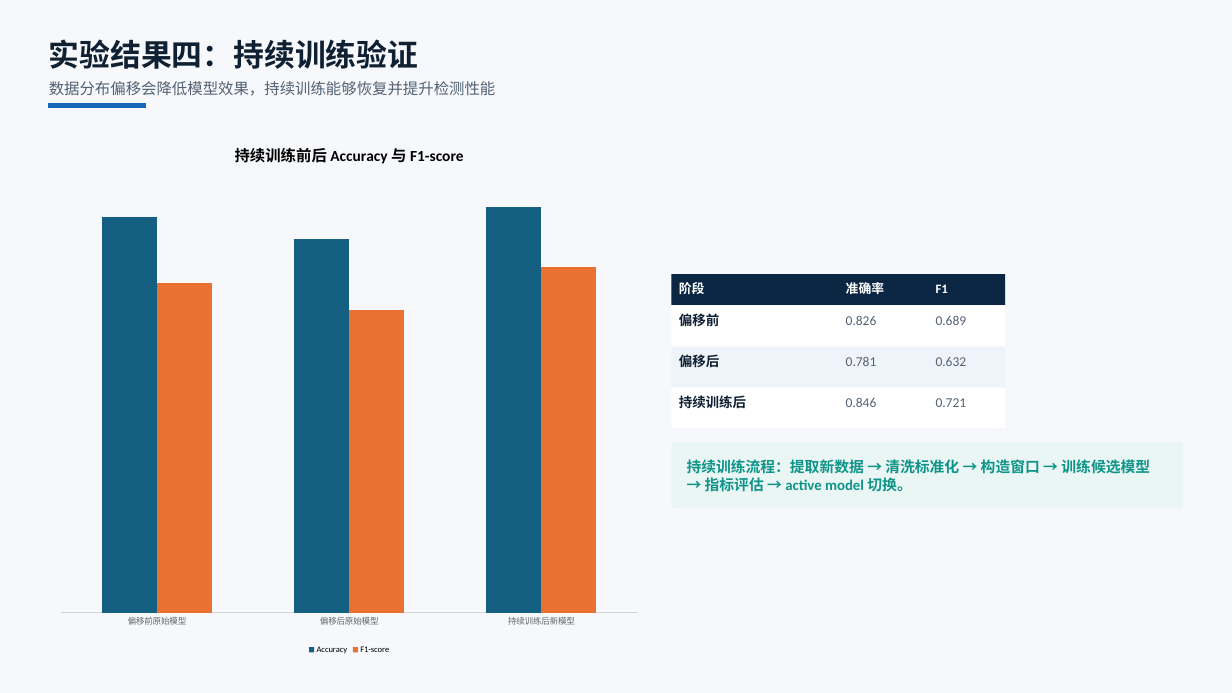
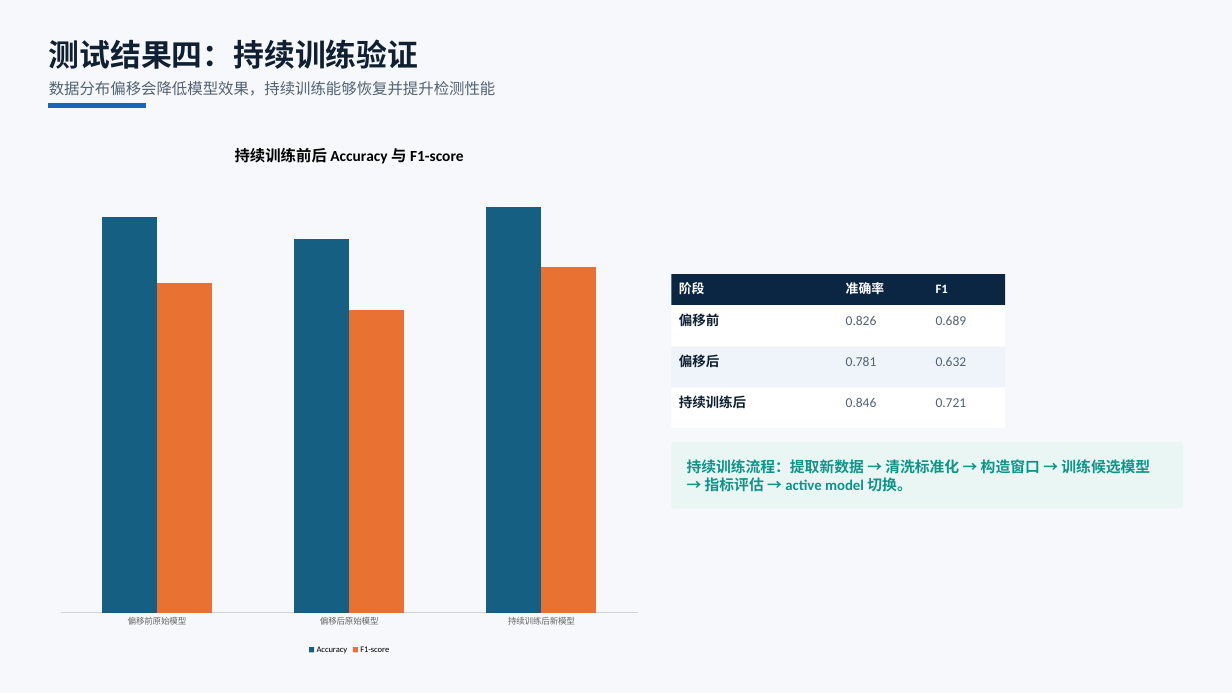
Before and after one commit to solisW/my_thesis_system, a slide deck: slide 16 of docs/2022005052-王晨阳-毕业答辩PPT codex版本.pptx. Drawn at 1232x693 pixels with LibreOffice and Linux fonts; fonts in the diff are those of the drawing. Boxes give left, top, right and bottom in pixels: in the first picture for what was removed or moved away, otherwise in the second. Text is boxed around its words. In the diff, an @@ line names an element or a change of style, - is before the commit and + after.

```diff
--- a/docs/2022005052-王晨阳-毕业答辩PPT codex版本.pptx
+++ b/docs/2022005052-王晨阳-毕业答辩PPT codex版本.pptx
@@ text at bbox=[49, 39, 419, 69]: text changed @@
-实验结果四：持续训练验证
+测试结果四：持续训练验证
```
Also in this commit, not shown: 17 other slides changed, 50 other files.
